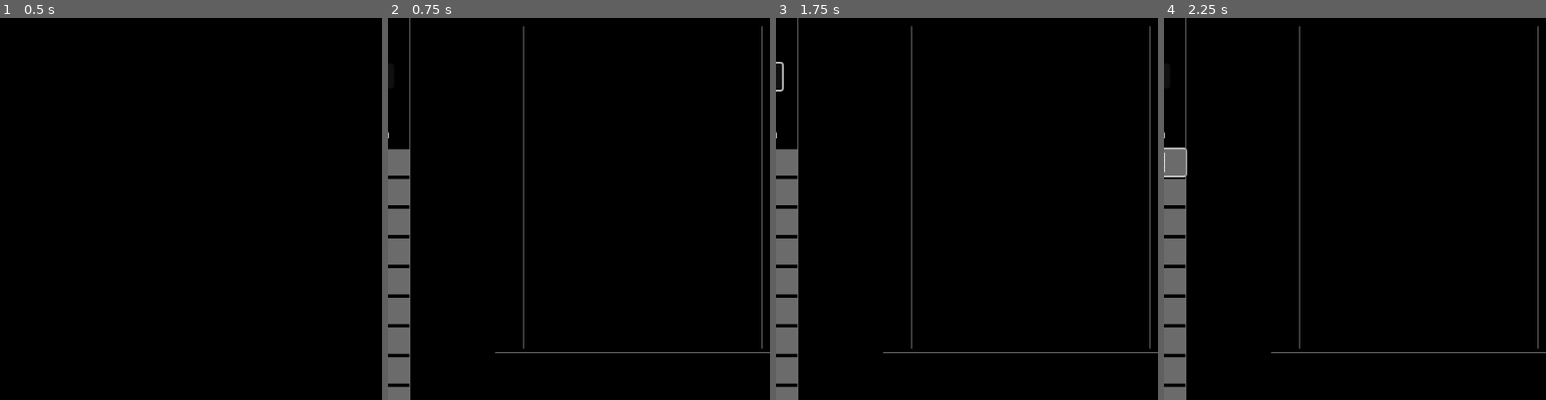
Above: before the commit, frames 1-4 (left to right).
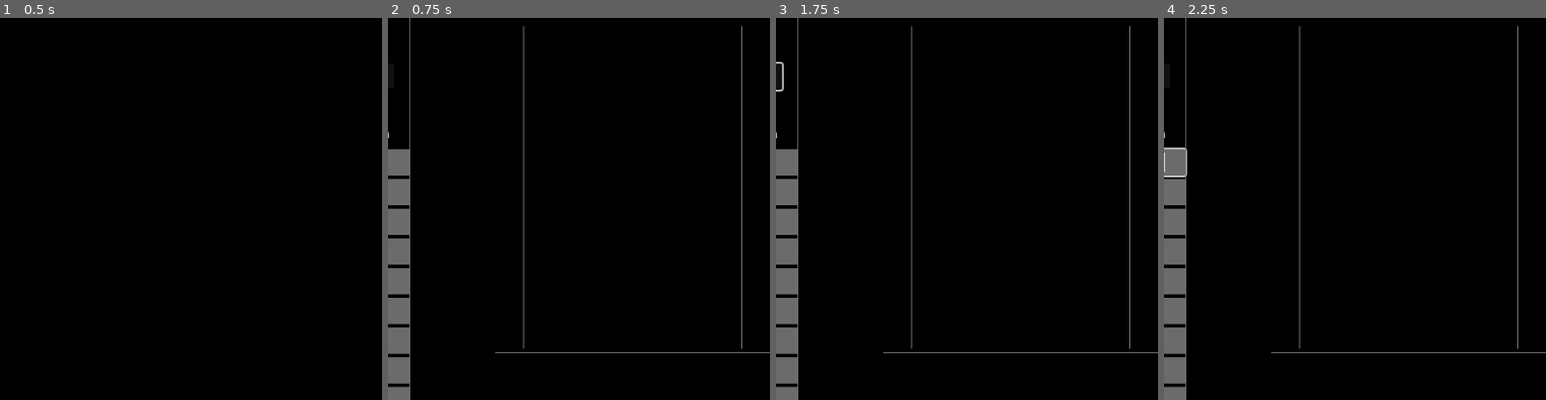
Above: after the commit, the same moments.

Repository: gManbio/VD-WS-Overlay
Game: Godot game, scene res://Menu.tscn
Two runs of this game, one before a commit and one after it. Both use one fixed random seed, a clock stepped at 60 frames per second and the inputs below.
Inputs (mouse positions are % of the whole screen's width and height, from its top left):
- Up to frame 1 (0.5 s): no input
- Up to frame 2 (0.75 s): click "Multiplayer" at 0.5 s
- Up to frame 3 (1.75 s): click (19, 3) at 1.27 s; type "12" at 1.35 s; click (36, 14) at 1.5 s; type "12" at 1.58 s; click (34, 25) at 1.73 s
- Up to frame 4 (2.25 s): type "12" at 1.82 s; click (41, 25) at 2.02 s; type "12" at 2.1 s
The pictures show only the part of the screen within x 42-92%, y 6-56%; the shares and areas given below are measured in that part.

Frame 1 is identical in both runs. In frame 2, 0.4% of the frame differs, in the area x 92-98%, y 2-87%; in frame 3, 0.4%; in frame 4, 0.4%.

Commit message:
removed delta and added gate view

Diff:
--- a/NewMain.tscn
+++ b/NewMain.tscn
@@ -217,9 +217,9 @@
 
 [node name="VSeparator2" type="VSeparator" parent="Control"]
 layout_mode = 0
-offset_left = 314.0
+offset_left = 290.0
 offset_top = 68.0
-offset_right = 321.0
+offset_right = 297.0
 offset_bottom = 446.0
 
 [node name="VSeparator" type="VSeparator" parent="Control"]
--- a/TimingRow.tscn
+++ b/TimingRow.tscn
@@ -156,8 +156,15 @@
 horizontal_alignment = 1
 text_overrun_behavior = 1
 
+[node name="VSeparator3" type="VSeparator" parent="Timing Box"]
+custom_minimum_size = Vector2(5.995, 0)
+layout_mode = 2
+
+[node name="Container" type="Container" parent="Timing Box"]
+custom_minimum_size = Vector2(4.235, 0)
+layout_mode = 2
+
 [node name="Gate" type="Label" parent="Timing Box"]
-visible = false
 clip_contents = true
 custom_minimum_size = Vector2(30, 25)
 layout_mode = 2
@@ -167,15 +174,8 @@
 clip_text = true
 text_overrun_behavior = 1
 
-[node name="VSeparator3" type="VSeparator" parent="Timing Box"]
-custom_minimum_size = Vector2(15.795, 0)
-layout_mode = 2
-
-[node name="Container" type="Container" parent="Timing Box"]
-custom_minimum_size = Vector2(4.235, 0)
-layout_mode = 2
-
 [node name="Delta" type="Label" parent="Timing Box"]
+visible = false
 clip_contents = true
 custom_minimum_size = Vector2(61.585, 25)
 layout_mode = 2
@@ -253,7 +253,7 @@
 layout_mode = 2
 offset_left = 3.0
 offset_top = 29.0
-offset_right = 265.0
+offset_right = 235.0
 offset_bottom = 34.0
 theme = SubResource("Theme_sgklj")
 value = 100.0
Not shown, changed: export_presets.cfg
